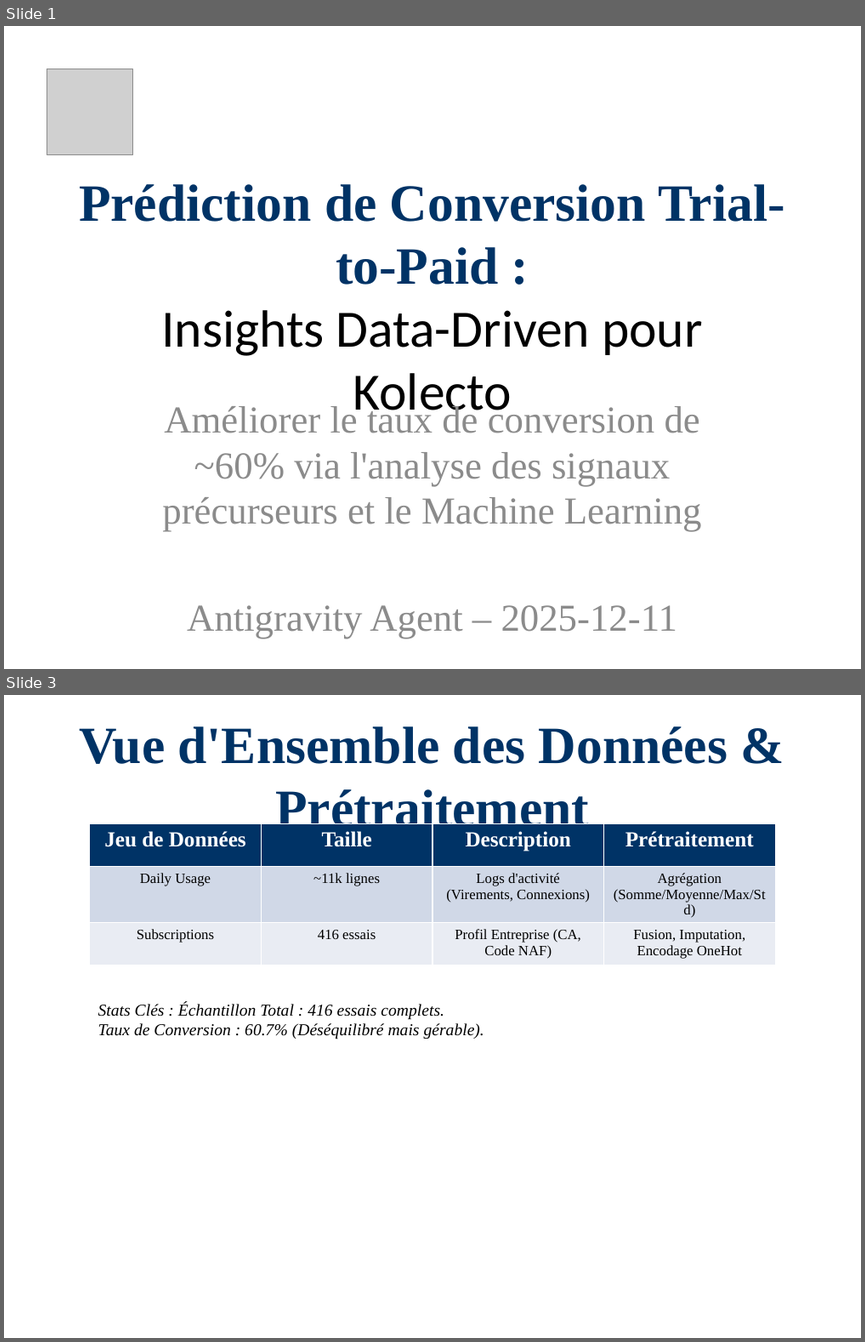
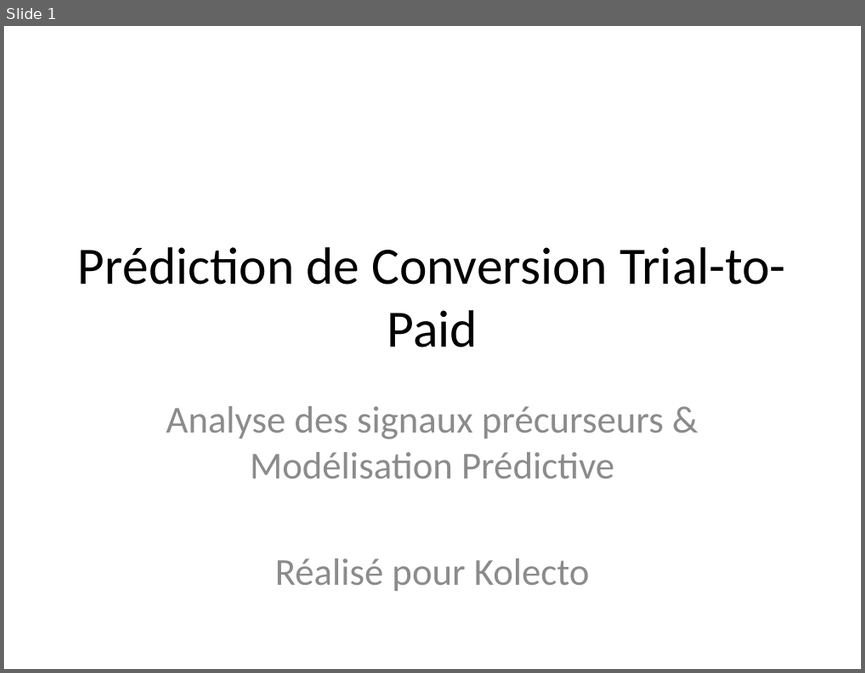
Before and after one commit to Paulino-Cristovao/churn_predictions, a slide deck: Presentations_Resultats_Projet.pptx. Shown one above the other, each under a label of ours: slides 1 and 3 before the commit, slide 1 after it; the slides between them are not shown. The pictures are 865x1342 and 865x673 pixels, drawn with LibreOffice and Linux fonts; fonts in the diff are those of the drawing; grey boxes stand for pictures. Boxes give left, top, right and bottom in pixels: in the first picture for what was removed or moved away, otherwise in the second. Text is boxed around its words. In the diff, an @@ line names an element or a change of style, - is before the commit and + after.

```diff
--- a/Presentations_Resultats_Projet.pptx
+++ b/Presentations_Resultats_Projet.pptx
@@ slide 3 removed at bbox=[4, 695, 861, 1338], background #FFFFFF @@
@@ title removed at bbox=[80, 726, 727, 836] @@
-Vue d'Ensemble des Données & Prétraitement
@@ table removed at bbox=[90, 823, 775, 962], 3 rows, 4 columns @@
-Jeu de Données | Taille | Description | Prétraitement
-Daily Usage | ~11k lignes | Logs d'activité (Virements, Connexions) | Agrégation (Somme/Moyenne/Max/Std)
-Subscriptions | 416 essais | Profil Entreprise (CA, Code NAF) | Fusion, Imputation, Encodage OneHot
@@ text removed at bbox=[98, 1003, 484, 1039] @@
-Stats Clés : Échantillon Total : 416 essais complets.
-Taux de Conversion : 60.7% (Déséquilibré mais gérable).
@@ slide 1 changed as well @@
@@ picture removed at bbox=[46, 68, 132, 154] @@
@@ title at bbox=[78, 247, 786, 347]: text changed; font Times New Roman to Calibri; text colour #003366 to #000000; bold off @@
-Prédiction de Conversion Trial-to-Paid :
-Insights Data-Driven pour Kolecto
+Prédiction de Conversion Trial-to-Paid
@@ subtitle at bbox=[166, 406, 664, 590]: text changed; font Times New Roman to Calibri @@
-Améliorer le taux de conversion de ~60% via l'analyse des signaux précurseurs et le Machine Learning
-Antigravity Agent – 2025-12-11
+Analyse des signaux précurseurs & Modélisation Prédictive
+Réalisé pour Kolecto
```
Also in this commit, not shown: 3 other slides changed, 10 slides added, 5 other slides removed, 1 other file.
